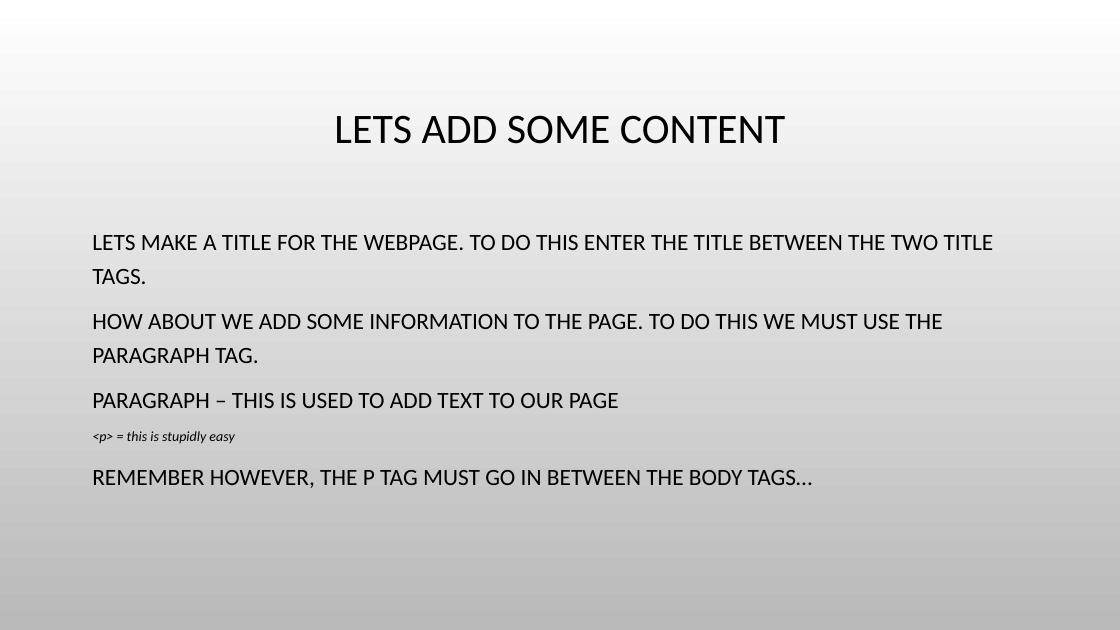
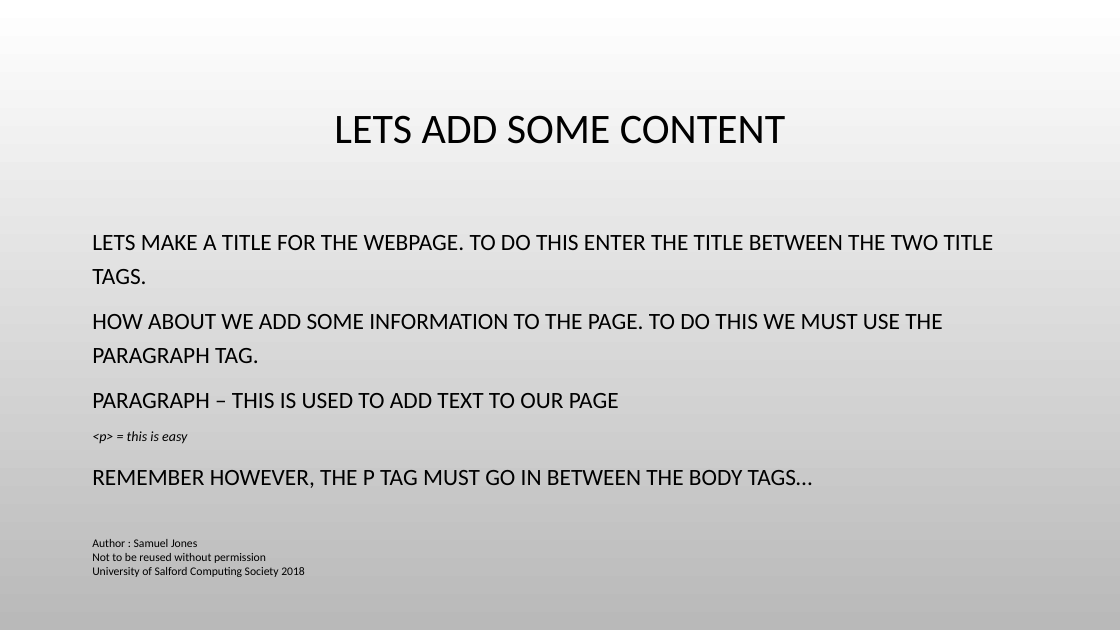
Before and after one commit to SamJones01/Computing-Society---HTML-CSS-DEMO, a slide deck: slide 14 of An Introduction to HTML5 & CSS.pptx. Drawn at 1120x630 pixels with LibreOffice and Linux fonts; fonts in the diff are those of the drawing; background and template pictures are left out. Boxes give left, top, right and bottom in pixels: in the first picture for what was removed or moved away, otherwise in the second. Text is boxed around its words. In the diff, an @@ line names an element or a change of style, - is before the commit and + after.

```diff
--- a/An Introduction to HTML5 & CSS.pptx
+++ b/An Introduction to HTML5 & CSS.pptx
@@ text at bbox=[92, 431, 187, 444]: text changed @@
-<p> = this is stupidly easy
+<p> = this is easy
@@ text added at bbox=[92, 539, 305, 577], 10 pt, text #000000 @@
+Author : Samuel Jones
+Not to be reused without permission
+University of Salford Computing Society 2018
```
Also in this commit, not shown: 34 other slides changed.
